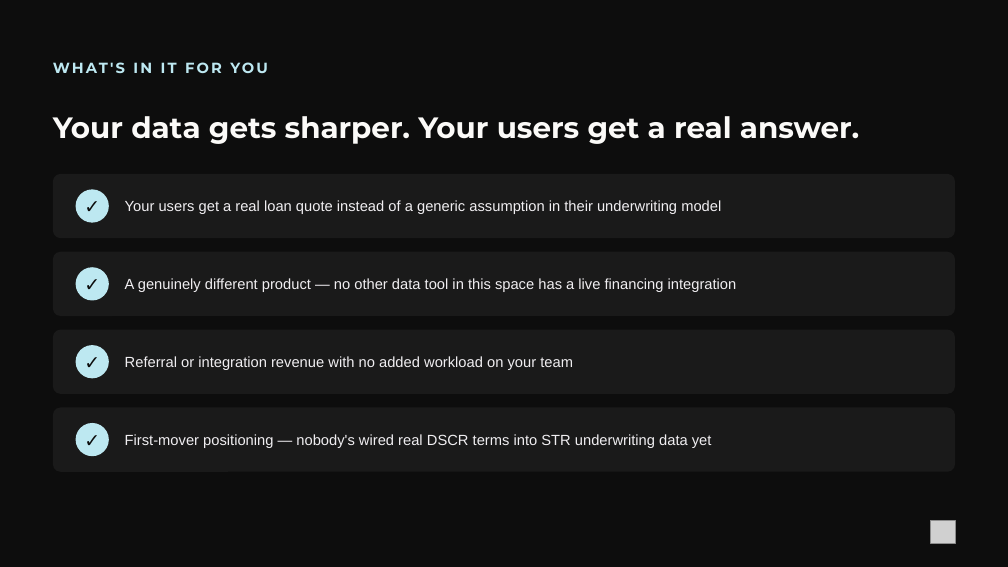
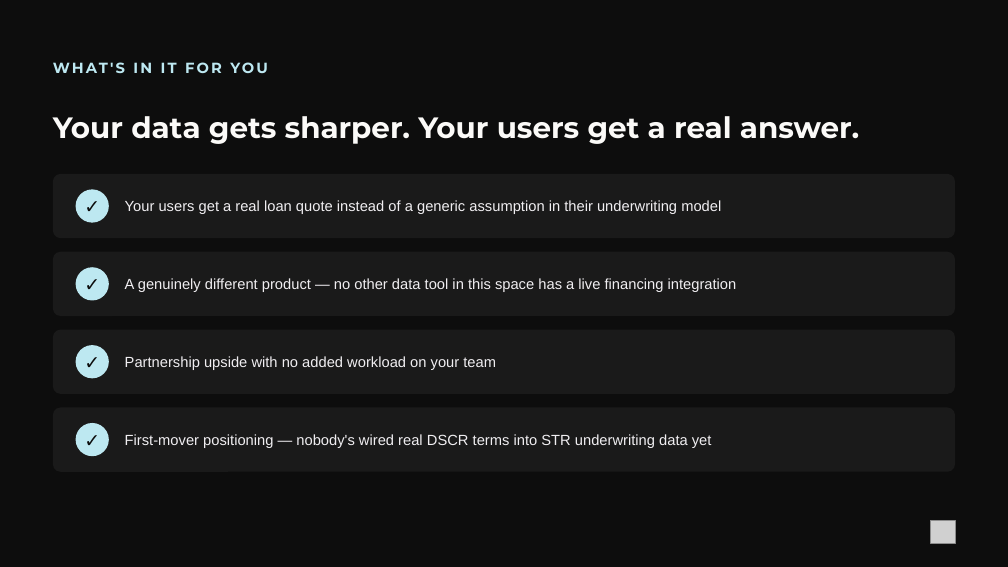
Before and after one commit to loganlevy1/STR, a slide deck: slide 9 of outreach/pitch-decks/cliffco-kenny-bedwell-partnership.pptx. Drawn at 1008x567 pixels with LibreOffice and Linux fonts; fonts in the diff are those of the drawing; grey boxes stand for pictures. Boxes give left, top, right and bottom in pixels: in the first picture for what was removed or moved away, otherwise in the second. Text is boxed around its words. In the diff, an @@ line names an element or a change of style, - is before the commit and + after.

```diff
--- a/outreach/pitch-decks/cliffco-kenny-bedwell-partnership.pptx
+++ b/outreach/pitch-decks/cliffco-kenny-bedwell-partnership.pptx
@@ text at (125, 356, 496, 370): text changed @@
-Referral or integration revenue with no added workload on your team
+Partnership upside with no added workload on your team
```
Also in this commit, not shown: 1 other slide changed, 3 other files.
